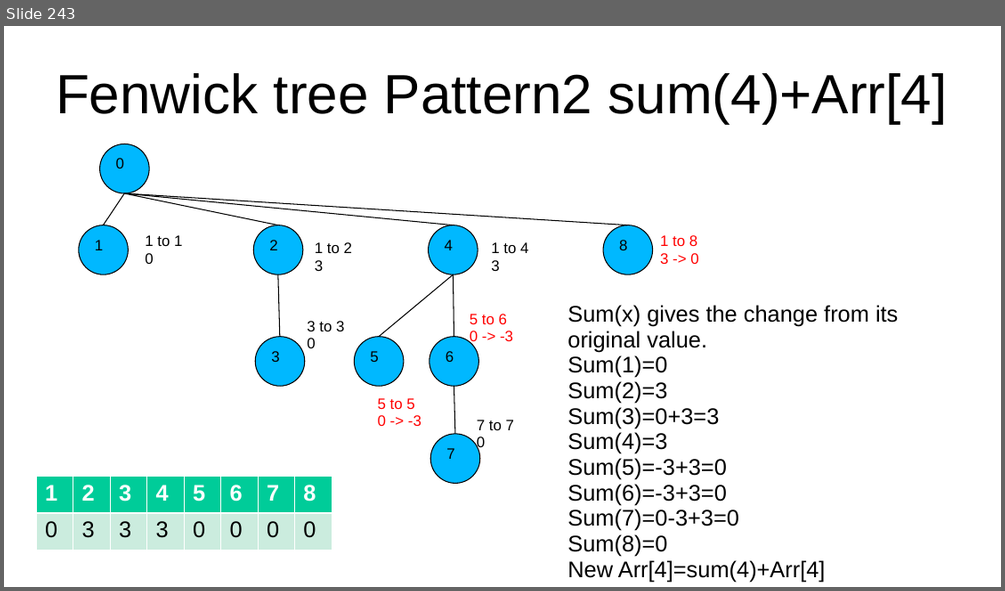
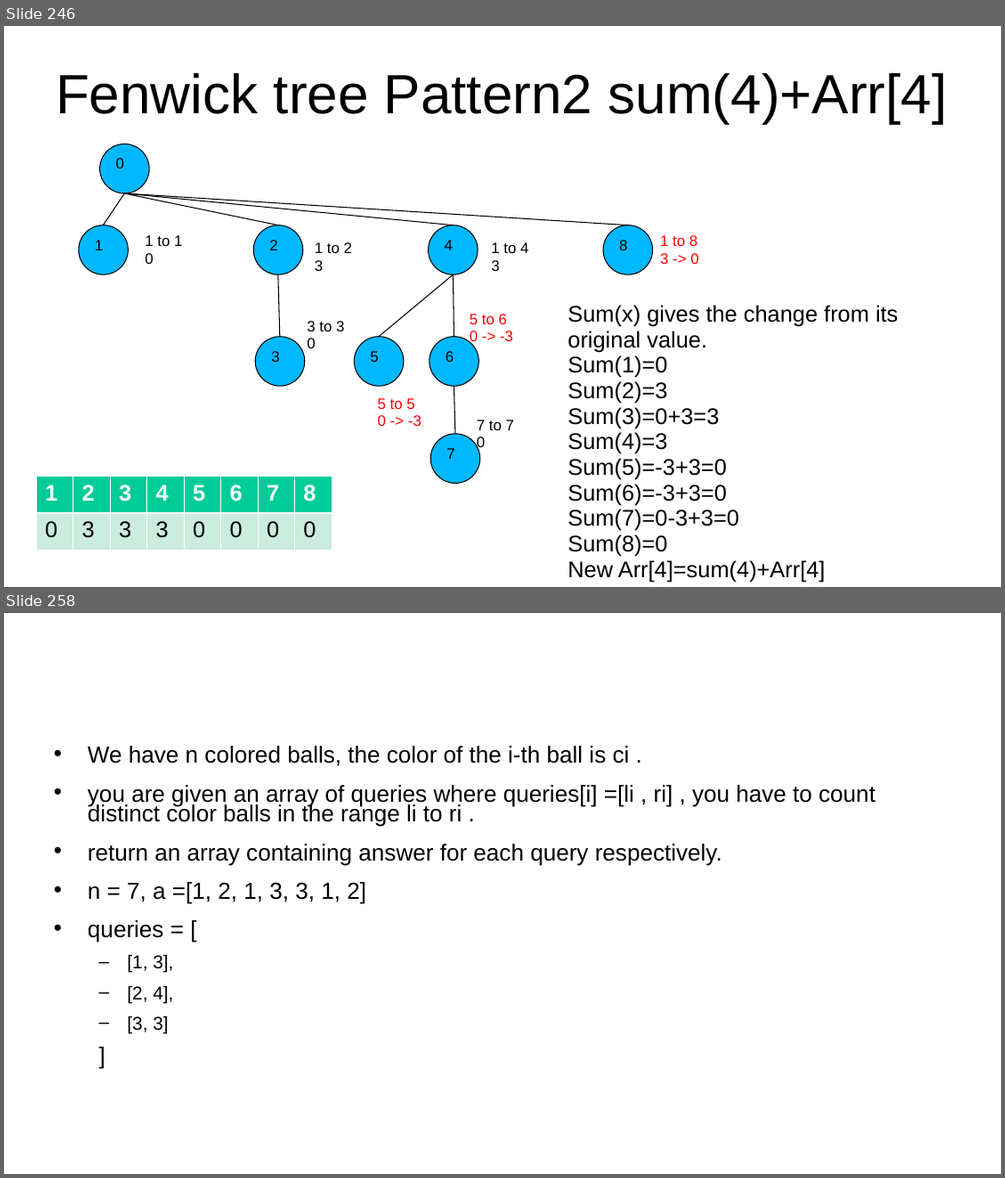
Before and after one commit to kindaichinisan/CompetitiveProgramming, a slide deck: MyCode/competitive_programming.ppt. Shown one above the other, each under a label of ours: slide 243 before the commit, slides 246 and 258 after it; the slides between them are not shown. The pictures are 1005x591 and 1005x1178 pixels, drawn with LibreOffice and Linux fonts; fonts in the diff are those of the drawing. Boxes give left, top, right and bottom in pixels: in the first picture for what was removed or moved away, otherwise in the second. Text is boxed around its words. In the diff, an @@ line names an element or a change of style, - is before the commit and + after.

```diff
--- a/MyCode/competitive_programming.ppt
+++ b/MyCode/competitive_programming.ppt
@@ slide 258 added at <box>4,613,1001,1174</box>, background #FFFFFF @@
@@ text added at <box>88,746,875,1034</box>, 18.5 pt, text #000000 @@
+• We have n colored balls, the color of the i-th ball is ci .
+• you are given an array of queries where queries[i] =[li , ri] , you have to count distinct color balls in the range li to ri .
+• return an array containing answer for each query respectively.
+• n = 7, a =[1, 2, 1, 3, 3, 1, 2]
+• queries = [
+  – [1, 3],
+  – [2, 4],
+  – [3, 3]
+  ]
@@ what was slide 243 is now slide 246 @@
```
Also in this commit, not shown: 4 slides changed, 25 other slides added, 9 other files.
